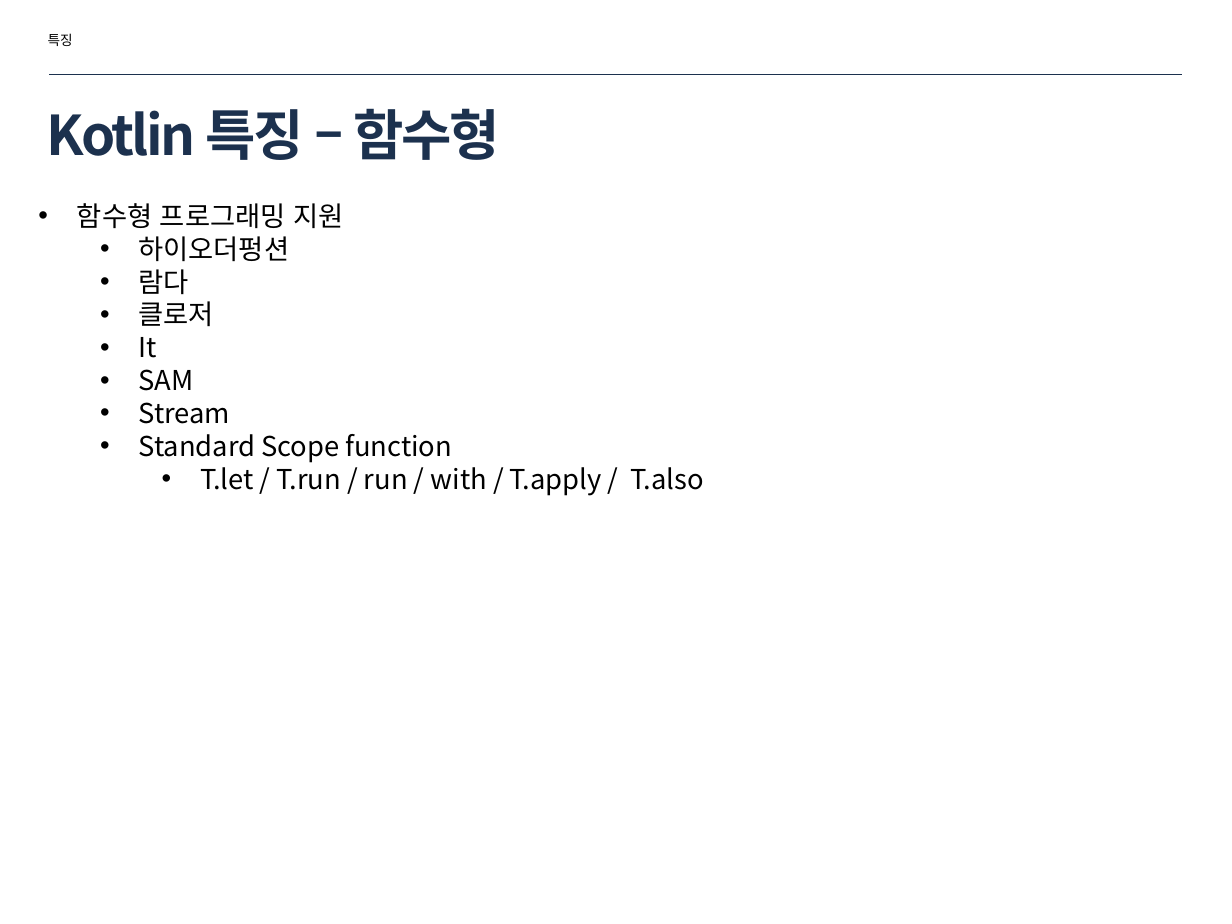
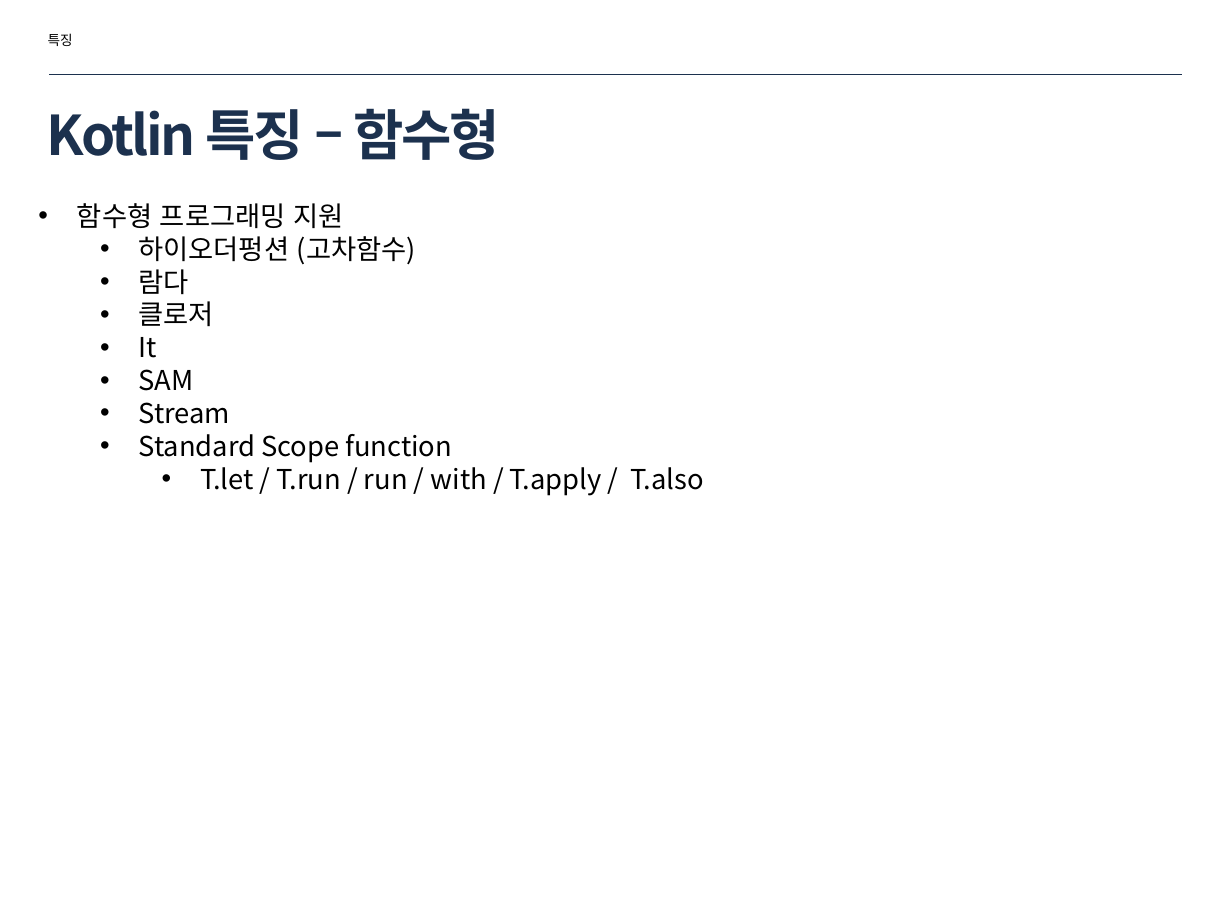
Before and after one commit to zoops/2018-kotlin-lecture, a slide deck: slide 12 of doc/2018-inu-kotlin-01.pptx. Drawn at 1232x924 pixels with LibreOffice and Linux fonts; fonts in the diff are those of the drawing. Boxes give left, top, right and bottom in pixels: in the first picture for what was removed or moved away, otherwise in the second. Text is boxed around its words. In the diff, an @@ line names an element or a change of style, - is before the commit and + after.

```diff
--- a/doc/2018-inu-kotlin-01.pptx
+++ b/doc/2018-inu-kotlin-01.pptx
@@ text at (139,236,416,265): text changed @@
-  • 하이오더펑션
+  • 하이오더펑션 (고차함수)
```
Also in this commit, not shown: 7 other slides changed, 9 slides added.
